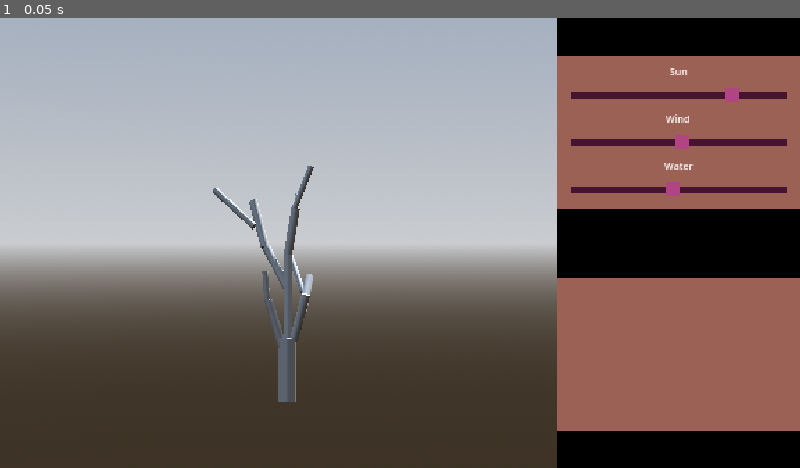
Above: before the commit, frame 1.
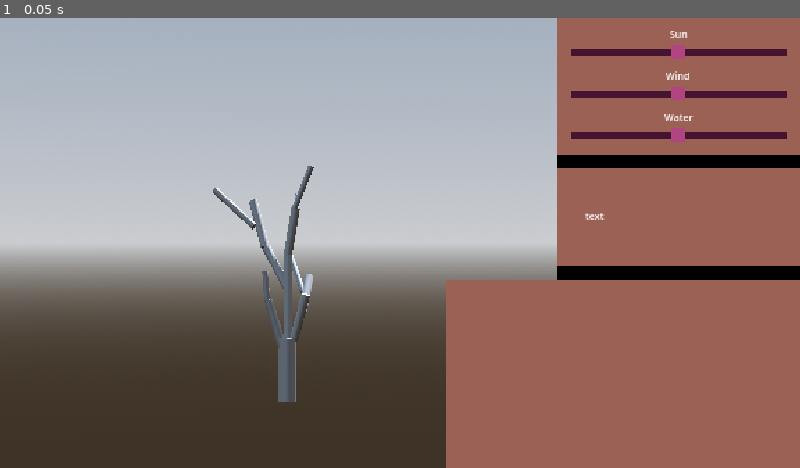
Above: after the commit, the same moment.

Repository: JeppeLindberg/comfy-jam-autumn-2025
Game: Godot game, scene res://scenes/main.tscn
Same seed, same stepped clock (60 frames per second), same inputs: the game is played once before the commit and once after it.
Inputs:
- Up to frame 1 (0.05 s): no input

The runs differ from the first frame. In frame 1, 17% of the frame differs, in the area x 55-100%, y 0-100%.

Commit message:
progress

Diff:
--- a/prefabs/ui_parameter.tscn
+++ b/prefabs/ui_parameter.tscn
@@ -8,6 +8,7 @@
 [sub_resource type="StyleBoxEmpty" id="StyleBoxEmpty_muem4"]
 
 [node name="parameter" type="VBoxContainer" node_paths=PackedStringArray("filler", "title")]
+theme_override_constants/separation = 0
 script = ExtResource("1_dd1g0")
 filler = NodePath("meter_bg_container/meter_point/filler")
 title = NodePath("title")
@@ -38,7 +39,7 @@
 theme_override_constants/separation = 0
 
 [node name="filler" type="Panel" parent="meter_bg_container/meter_point"]
-custom_minimum_size = Vector2(19, 0)
+custom_minimum_size = Vector2(9.5, 0)
 layout_mode = 2
 theme_override_styles/panel = SubResource("StyleBoxEmpty_muem4")
 
--- a/scenes/main.tscn
+++ b/scenes/main.tscn
@@ -52,10 +52,11 @@
 transform = Transform3D(0.996195, 0, -0.0871557, 0, 1, 0, 0.0871557, 0, 0.996195, 0, 5.46399, 44.5492)
 fov = 20.0
 
-[node name="parameters" type="Node3D" parent="." node_paths=PackedStringArray("sun_ui_parameter")]
+[node name="parameters" type="Node3D" parent="." node_paths=PackedStringArray("sun_ui_parameter", "wind_ui_parameter", "water_ui_parameter")]
 script = ExtResource("2_dp3eg")
-sun = 0.5
 sun_ui_parameter = NodePath("../ui/panel/container/parameter_panel/parameter_container/parameter_sun")
+wind_ui_parameter = NodePath("../ui/panel/container/parameter_panel/parameter_container/parameter_wind")
+water_ui_parameter = NodePath("../ui/panel/container/parameter_panel/parameter_container/parameter_water")
 
 [node name="tree" type="Node3D" parent="." node_paths=PackedStringArray("main") groups=["tree"]]
 script = ExtResource("1_0wfyh")
@@ -125,6 +126,7 @@
 script = ExtResource("17_muem4")
 
 [node name="branch" parent="tree/@Node3D@21962/branch_3/branch/branch_5/branch/branch_8" groups=["tree_part"] instance=ExtResource("8_gqmmt")]
+transform = Transform3D(1, -1.30385e-08, 3.72529e-09, 1.30385e-08, 1, 0, -3.72529e-09, 4.85722e-17, 1, 0, 0, 0)
 
 [node name="branch_0" type="Node3D" parent="tree/@Node3D@21962" groups=["connector"]]
 transform = Transform3D(0.958457, -0.285105, 0.0086709, 0.285237, 0.958014, -0.0291361, 0, 0.030399, 0.999538, -0.241345, 1.94534, 0)
@@ -165,12 +167,11 @@
 anchor_bottom = 1.0
 grow_horizontal = 2
 grow_vertical = 2
-theme_override_constants/separation = 50
-alignment = 1
+theme_override_constants/separation = 10
 
 [node name="parameter_panel" type="Panel" parent="ui/panel/container"]
 self_modulate = Color(0.612402, 0.38127, 0.335364, 1)
-custom_minimum_size = Vector2(0, 110)
+custom_minimum_size = Vector2(0, 98)
 layout_mode = 2
 theme_override_styles/panel = SubResource("StyleBoxFlat_muem4")
 
@@ -197,8 +198,51 @@
 meter = -0.05
 title_tex = "Water"
 
+[node name="stats" type="Panel" parent="ui/panel/container"]
+self_modulate = Color(0.612402, 0.38127, 0.335364, 1)
+custom_minimum_size = Vector2(0, 70)
+layout_mode = 2
+theme_override_styles/panel = SubResource("StyleBoxFlat_muem4")
+
+[node name="margin" type="MarginContainer" parent="ui/panel/container/stats"]
+layout_mode = 1
+anchors_preset = 15
+anchor_right = 1.0
+anchor_bottom = 1.0
+grow_horizontal = 2
+grow_vertical = 2
+theme_override_constants/margin_left = 20
+theme_override_constants/margin_top = 5
+theme_override_constants/margin_right = 20
+theme_override_constants/margin_bottom = 5
+
+[node name="container" type="VBoxContainer" parent="ui/panel/container/stats/margin"]
+layout_mode = 2
+alignment = 1
+
+[node name="stats_text" type="RichTextLabel" parent="ui/panel/container/stats/margin/container"]
+layout_mode = 2
+theme_override_font_sizes/normal_font_size = 7
+text = "text"
+fit_content = true
+
 [node name="card_panel" type="Panel" parent="ui/panel/container"]
 self_modulate = Color(0.612402, 0.38127, 0.335364, 1)
-custom_minimum_size = Vector2(0, 110)
-layout_mode = 2
-theme_override_styles/panel = SubResource("StyleBoxFlat_muem4")
+custom_minimum_size = Vector2(0, 136)
+layout_mode = 2
+theme_override_styles/panel = SubResource("StyleBoxFlat_muem4")
+
+[node name="margin" type="MarginContainer" parent="ui/panel/container/card_panel"]
+layout_mode = 1
+anchors_preset = 15
+anchor_right = 1.0
+anchor_bottom = 1.0
+grow_horizontal = 2
+grow_vertical = 2
+theme_override_constants/margin_left = -80
+
+[node name="card_panel" type="Panel" parent="ui/panel/container/card_panel/margin"]
+self_modulate = Color(0.612402, 0.38127, 0.335364, 1)
+custom_minimum_size = Vector2(0, 136)
+layout_mode = 2
+theme_override_styles/panel = SubResource("StyleBoxFlat_muem4")
--- a/scripts/parameters.gd
+++ b/scripts/parameters.gd
@@ -2,10 +2,16 @@
 
 
 @export_range(-1.0, 1.0) var sun = 0.0
+@export_range(-1.0, 1.0) var wind = 0.0
+@export_range(-1.0, 1.0) var water = 0.0
 
 @export var sun_ui_parameter: Control
+@export var wind_ui_parameter: Control
+@export var water_ui_parameter: Control
 
 
 
 func _process(_delta: float) -> void:
 	sun_ui_parameter.meter = sun
+	wind_ui_parameter.meter = wind
+	water_ui_parameter.meter = water
--- a/scripts/tree_part.gd
+++ b/scripts/tree_part.gd
@@ -14,13 +14,18 @@
 		if child.has_method('activate'):
 			child.activate()
 
-	tree = self
-	depth = 0.0
-	while not tree.is_in_group('tree'):
-		depth += 1.0
-		tree = tree.get_parent()
+	_get_tree()
+
+func _get_tree():
+	if tree == self:
+		depth = 0.0
+		while not tree.is_in_group('tree'):
+			depth += 1.0
+			tree = tree.get_parent()
+
+	return tree
 
 func set_growth(growth):
 	var calc_growth = growth * 2.0
 	calc_growth -= depth*0.1
-	scale = Vector3.ONE * tree.growth_scale.sample(clamp(calc_growth, 0.0, 1.0))
+	scale = Vector3.ONE * _get_tree().growth_scale.sample(clamp(calc_growth, 0.0, 1.0))
